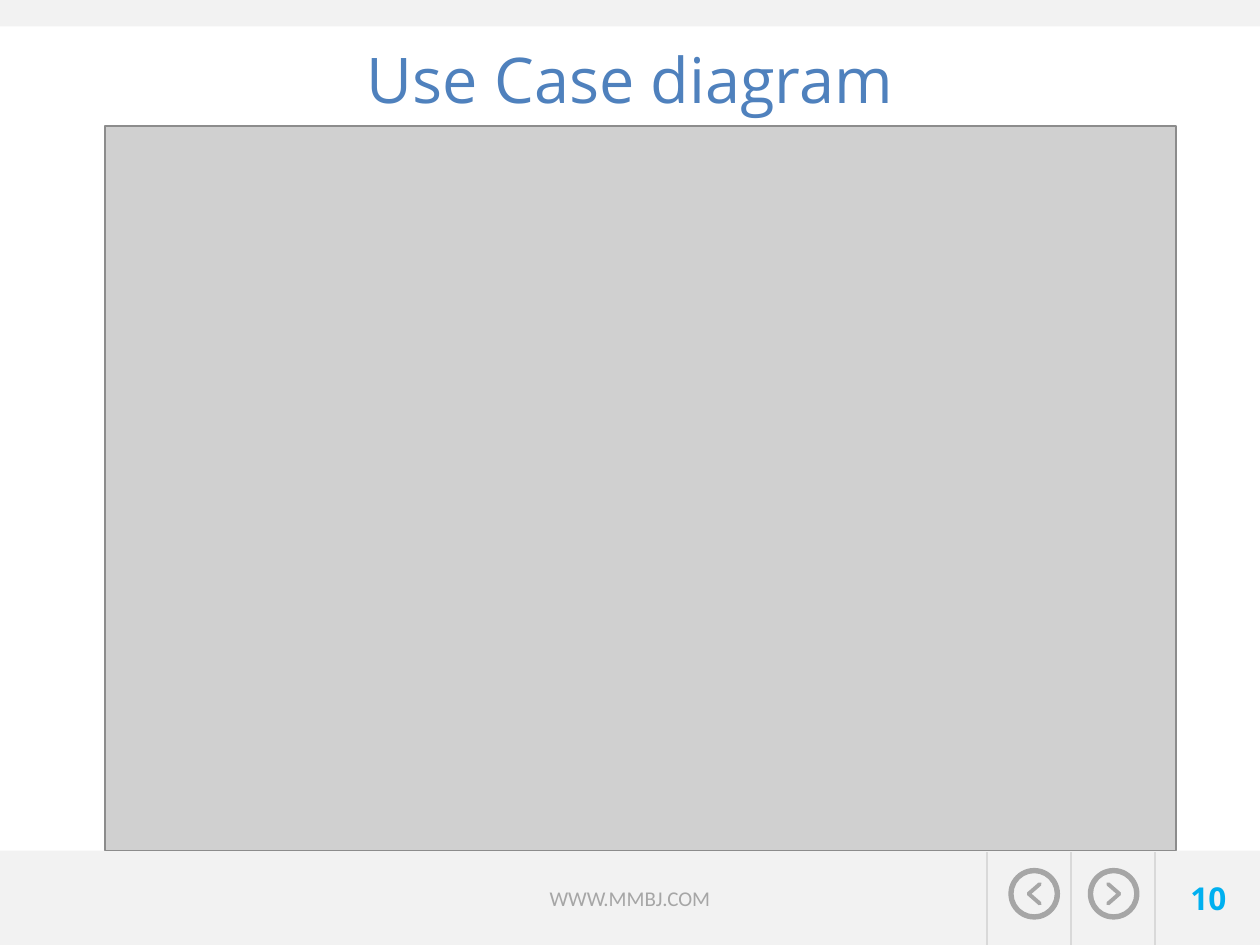
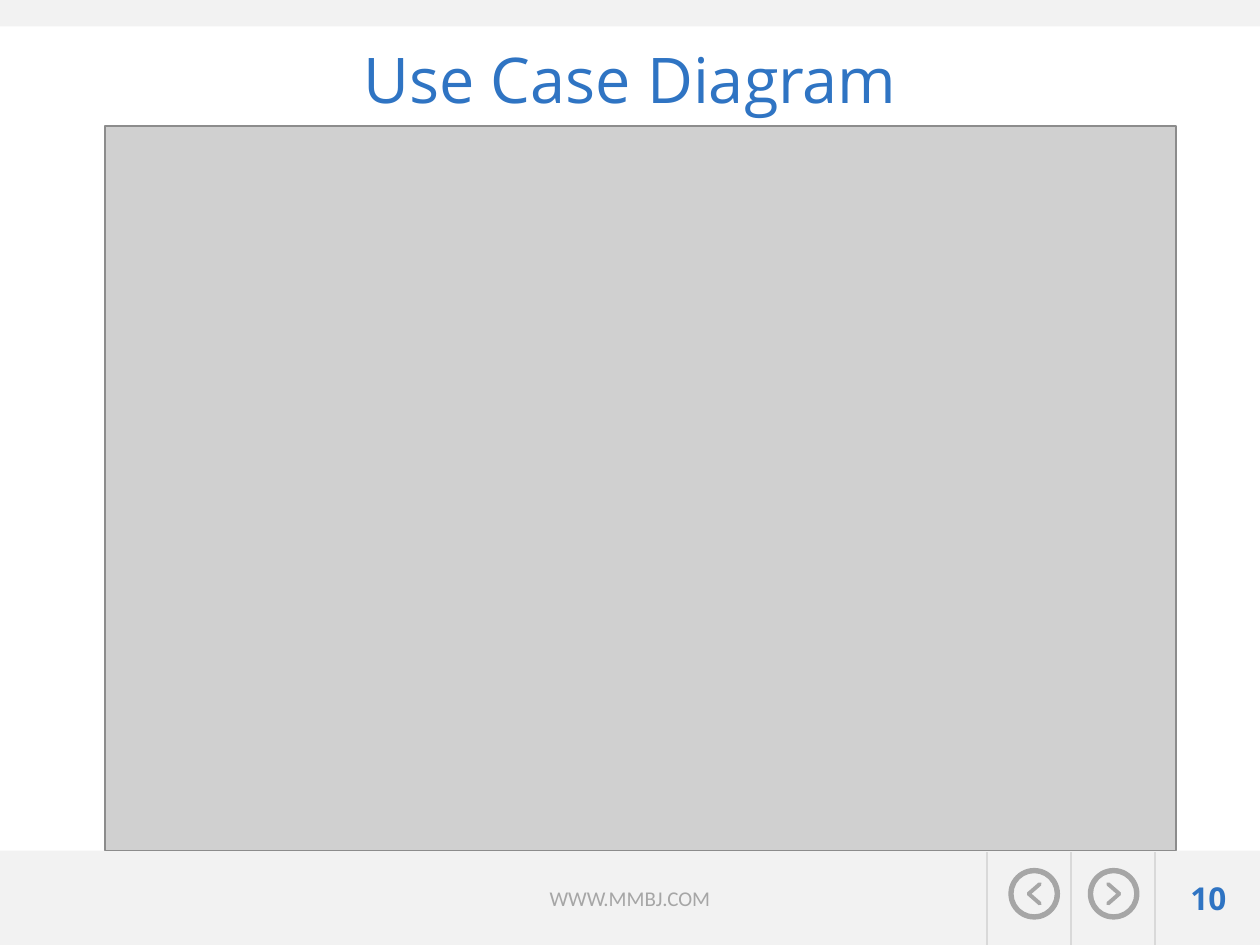
Before and after one commit to jvector-solutions/SAIT-OOSD-Team5, a slide deck: slide 10 of presentation/Travel expert presentation_Group5-John-Megha-Brian-Mahmood.pptx. Drawn at 1260x945 pixels with LibreOffice and Linux fonts; fonts in the diff are those of the drawing; grey boxes stand for pictures; background and template pictures are left out. Boxes give left, top, right and bottom in pixels: in the first picture for what was removed or moved away, otherwise in the second. Text is boxed around its words. In the diff, an @@ line names an element or a change of style, - is before the commit and + after.

```diff
--- a/presentation/Travel expert presentation_Group5-John-Megha-Brian-Mahmood.pptx
+++ b/presentation/Travel expert presentation_Group5-John-Megha-Brian-Mahmood.pptx
@@ title at bbox=[363, 57, 896, 118]: text changed; text colour #4F81BD to #2F74C3 @@
-Use Case diagram
+Use Case Diagram
@@ page number at bbox=[1190, 887, 1226, 911]: text colour #00B0F0 to #2F74C3 @@
```
Also in this commit, not shown: 9 other slides changed, 1 slide removed.
